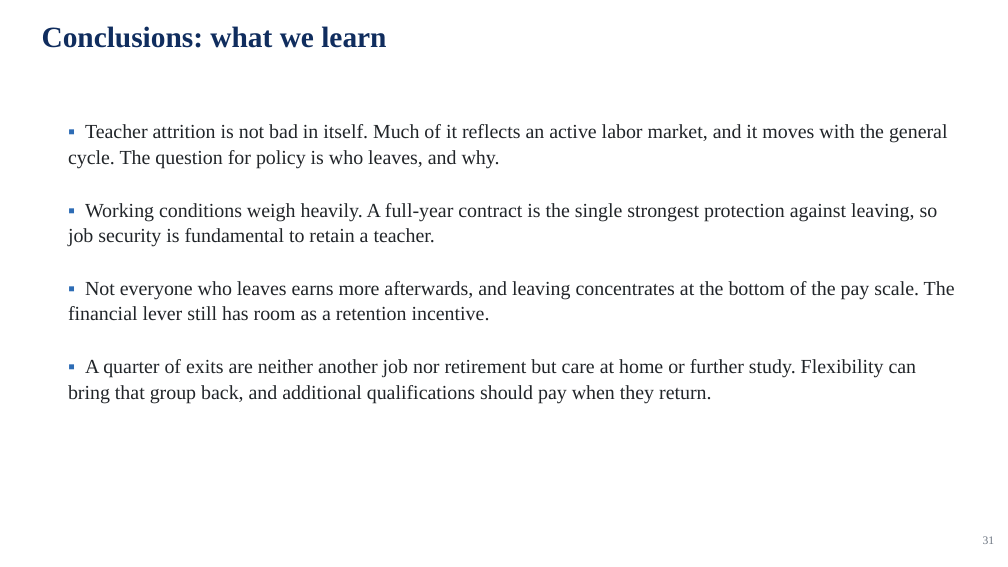
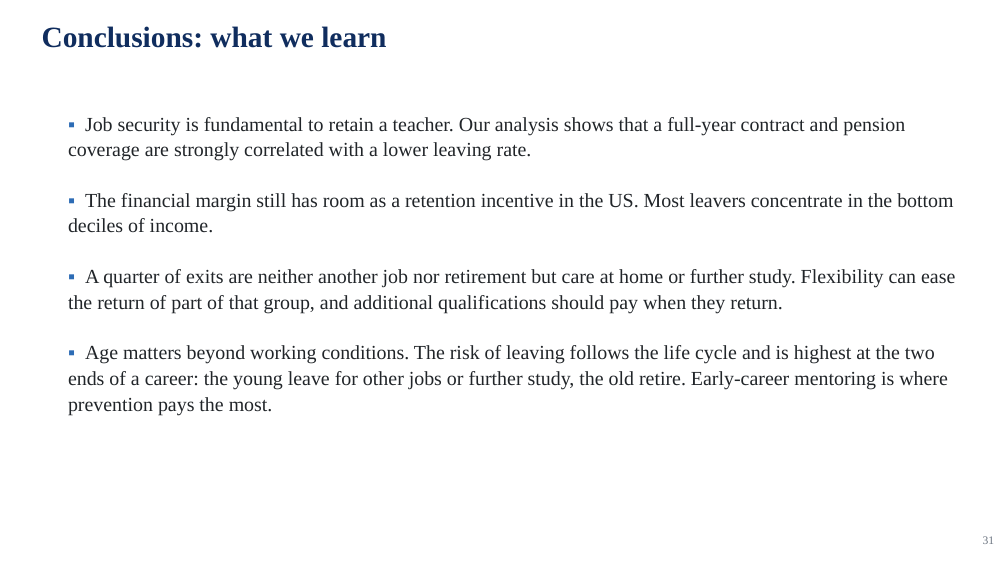
Before and after one commit to jedr1-ship-it/Alternative-Pathways----Quant, a slide deck: slide 31 of report/data_cluster/Proyect_US_cluster.pptx. Drawn at 1008x567 pixels with LibreOffice and Linux fonts; fonts in the diff are those of the drawing. Boxes give left, top, right and bottom in pixels: in the first picture for what was removed or moved away, otherwise in the second. Text is boxed around its words. In the diff, an @@ line names an element or a change of style, - is before the commit and + after.

```diff
--- a/report/data_cluster/Proyect_US_cluster.pptx
+++ b/report/data_cluster/Proyect_US_cluster.pptx
@@ text at (68, 117, 955, 415): text changed @@
-▪ Teacher attrition is not bad in itself. Much of it reflects an active labor market, and it moves with the general cycle. The question for policy is who leaves, and why.
-▪ Working conditions weigh heavily. A full-year contract is the single strongest protection against leaving, so job security is fundamental to retain a teacher.
-▪ Not everyone who leaves earns more afterwards, and leaving concentrates at the bottom of the pay scale. The financial lever still has room as a retention incentive.
-▪ A quarter of exits are neither another job nor retirement but care at home or further study. Flexibility can bring that group back, and additional qualifications should pay when they return.
+▪ Job security is fundamental to retain a teacher. Our analysis shows that a full-year contract and pension coverage are strongly correlated with a lower leaving rate.
+▪ The financial margin still has room as a retention incentive in the US. Most leavers concentrate in the bottom deciles of income.
+▪ A quarter of exits are neither another job nor retirement but care at home or further study. Flexibility can ease the return of part of that group, and additional qualifications should pay when they return.
+▪ Age matters beyond working conditions. The risk of leaving follows the life cycle and is highest at the two ends of a career: the young leave for other jobs or further study, the old retire. Early-career mentoring is where prevention pays the most.
```
Also in this commit, not shown: 1 other slide changed, 13 other files.
